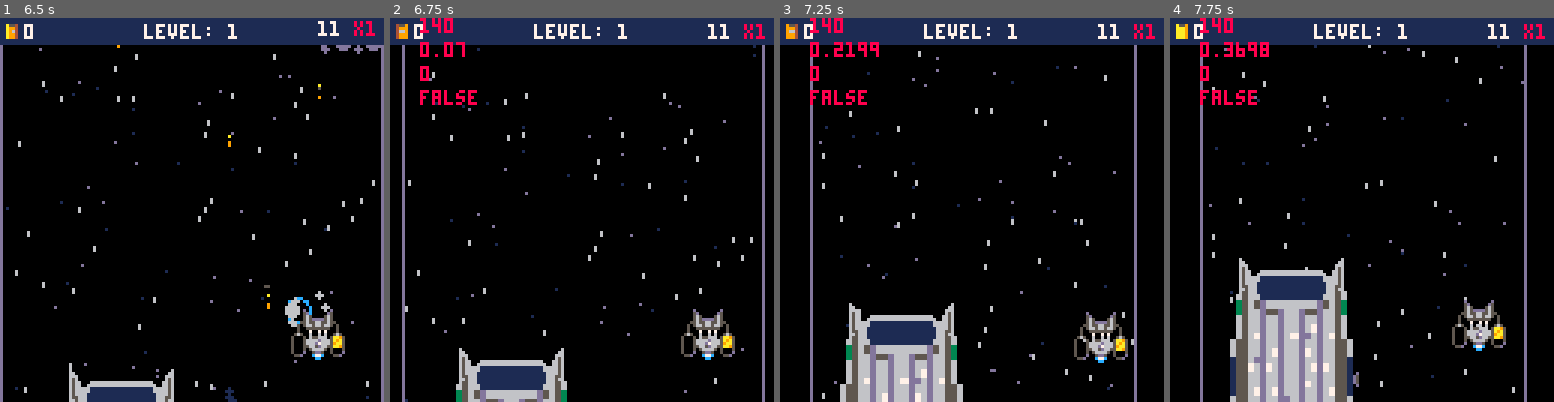
Above: before the commit, frames 1-4 (left to right).
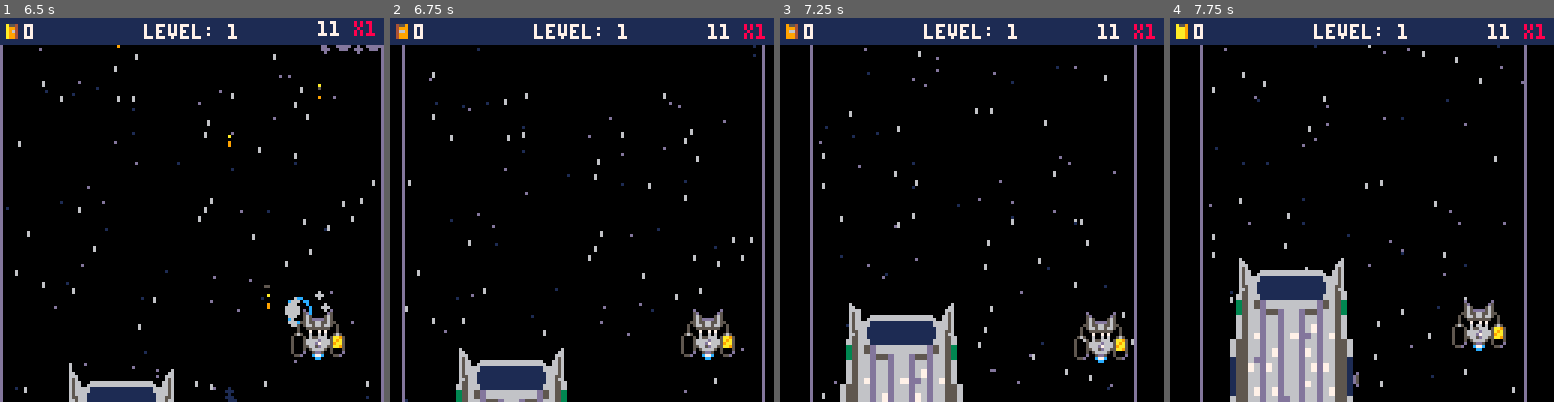
Above: after the commit, the same moments.

Repository: jacobneal65/drop-p8
Game: PICO-8 cartridge drop.p8
Same seed, same stepped clock (60 frames per second), same inputs: the game is played once before the commit and once after it.
Inputs:
- Up to frame 1 (6.5 s): hold Right 1.6-2.1 s; hold Up 2.15-2.42 s; hold Right 2.47-3.03 s; hold Left 3.08-3.58 s; hold Down 3.63-3.97 s; hold Right 4.02-4.68 s; hold Up 4.73-5.03 s; hold Left 5.08-5.68 s; hold Down 5.73-6.03 s; hold Right from 6.08 s (still down)
- Up to frame 2 (6.75 s): release Right at 6.58 s; hold Right from 6.63 s (still down)
- Up to frame 3 (7.25 s): release Right at 7.13 s; hold Up from 7.18 s (still down)
- Up to frame 4 (7.75 s): release Up at 7.45 s; hold Right from 7.5 s (still down)

Frame 1 is identical in both runs. In frame 2, 0.7% of the frame differs, in the area x 7-23%, y 0-23%; in frame 3, 0.8%; in frame 4, 0.9%, in the area x 7-26%, y 0-23%.

Commit message:
sun stuff

Diff:
--- a/drop.p8
+++ b/drop.p8
@@ -796,21 +796,15 @@
 			gen_tmr=0
 		end
 	end
-	debug[3]=e_state
-	debug[4]=fadding
-	debug[1]=sun_off
-		debug[2]=gen_tmr
+	--show next sun
 	if e_state==8 and fadding == false then
 		gen_tmr=min(gen_tmr+0.01,1)
 		local _tmr=easeoutinquart(gen_tmr)
-
 		sun_off=lerp(140,-140,_tmr)
-
 		if sun_off ==-140 then
 			e_state=9
 		end
 	end
-
 
 	if e_state==9 and fadding == false then
 		--open warp
@@ -1305,13 +1299,13 @@
 0005000000050000000a000000090000000500000000000006566560065656000000000000000000006610000000661000000000000000000000000000000000
 000500000005000000050000000a0000000500000000000005422450054225000000000000000000000000000000000000000000000000000000000000000000
 00000000000000000000000000000000000000000000000000000000000000000000000000000000000000000000000000000000000000000000000000000000
-0000000000000000000000000000000000000000000000000000000d000000d000000d000000d000000d000000d000000d000000000700000000000000000000
-000000000000000000000000000000000000000000000000551551d315515d505155d500551d500055d500005d500000d5000000000700000000000000000000
-000000000000000000000000000000000000000000000000616616d366166d501661d500616d500061d500001d500000d5000000000700000000000000000000
-000000000000000000000000000000000000000000000000166166d361661d506616d500166d500016d500006d500000d5000000000700000000000000000000
-0000000600000000000000000000000000000000060000000000000d000000d000000d000000d000000d000000d000000d000000000700000000000000000000
-00000006600000000000000000000000000000006600000000000000000000000000000000000000000000000000000000000000000700000000000000000000
-00000006660000000000000000000000000000066600000000000000000000000000000000000000000000000000000000000000000700000000000000000000
+0000000000000000000000000000000000000000000000000000000d000000d000000d000000d000000d000000d000000d000000000000000000000000000000
+000000000000000000000000000000000000000000000000551551d315515d505155d500551d500055d500005d500000d5000000000000000000000000000000
+000000000000000000000000000000000000000000000000616616d366166d501661d500616d500061d500001d500000d5000000000000000000000000000000
+000000000000000000000000000000000000000000000000166166d361661d506616d500166d500016d500006d500000d5000000000000000000000000000000
+0000000600000000000000000000000000000000060000000000000d000000d000000d000000d000000d000000d000000d000000000000000000000000000000
+00000006600000000000000000000000000000006600000000000000000000000000000000000000000000000000000000000000000000000000000000000000
+00000006660000000000000000000000000000066600000000000000000000000000000000000000000000000000000000000000000000000000000000000000
 00000006560000000000000000000000000000065600000000000000000000000000000000000000000000000000000000000000000000000000000000000000
 00000006566000666666666666666666666000665600000000000000000000000000000000000000000000000000000000000000000000000000000000000000
 00000006566006666666666666666666666600665600000000000000000000000000000000000000000000000000000000000000000000000000000000000000
